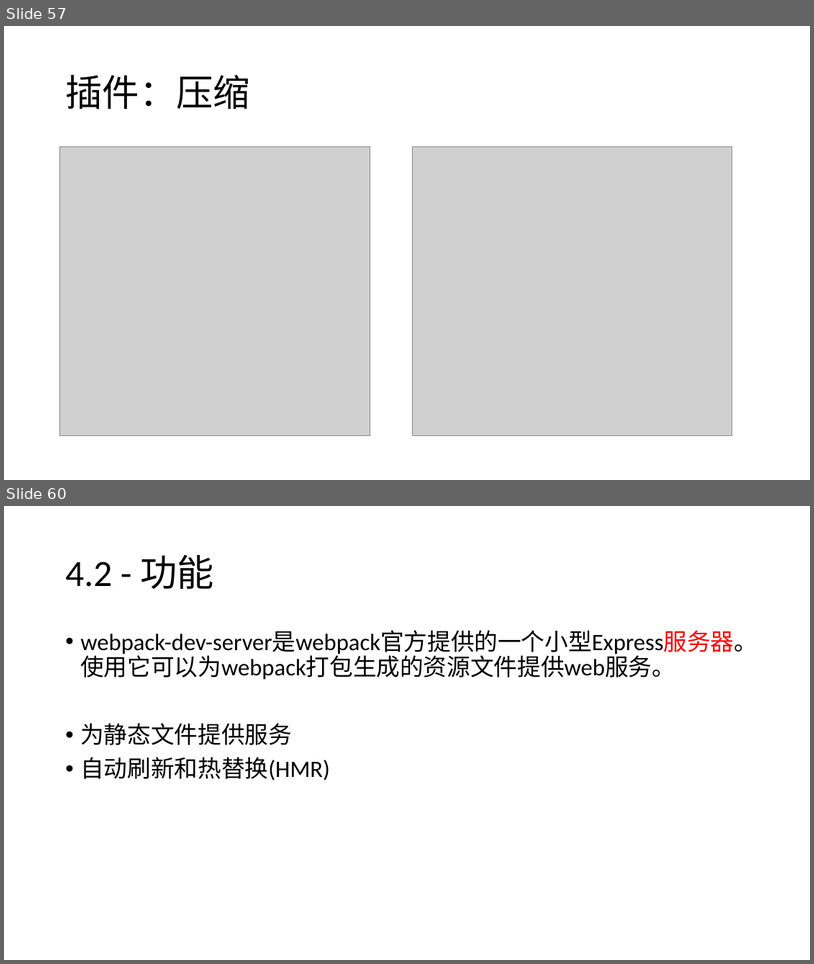
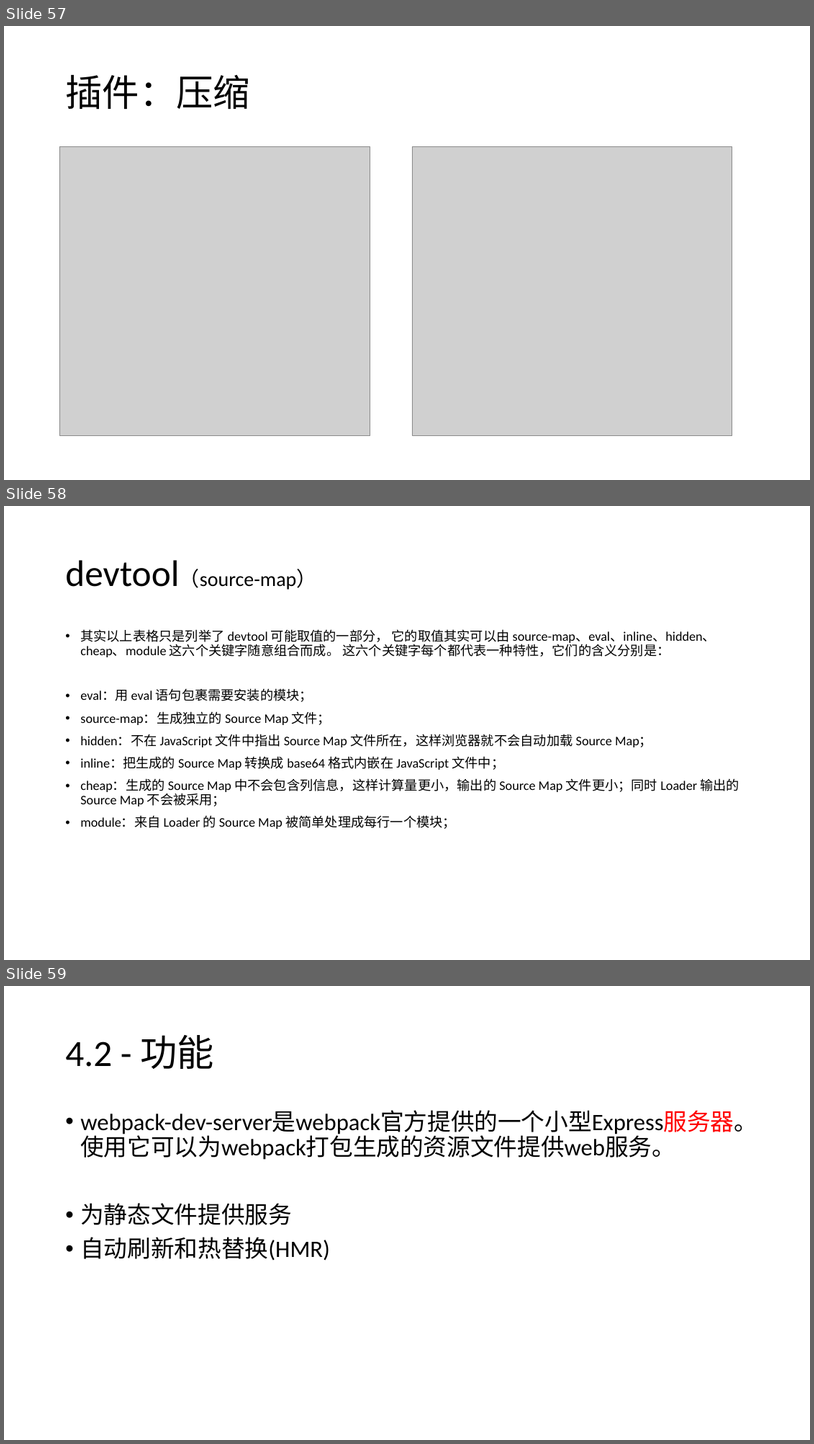
Before and after one commit to Cohen-Wang/workbench, a slide deck: cloud/webpack-ppt/培训 - webpack.pptx. Shown one above the other, each under a label of ours: slides 57 and 60 before the commit, slides 57, 58 and 59 after it; the slides between them are not shown. The pictures are 814x964 and 814x1444 pixels, drawn with LibreOffice and Linux fonts; fonts in the diff are those of the drawing; grey boxes stand for pictures. Boxes give left, top, right and bottom in pixels: in the first picture for what was removed or moved away, otherwise in the second. Text is boxed around its words. In the diff, an @@ line names an element or a change of style, - is before the commit and + after.

```diff
--- a/cloud/webpack-ppt/培训 - webpack.pptx
+++ b/cloud/webpack-ppt/培训 - webpack.pptx
@@ slide 58 added at box(4, 506, 810, 960), background #FFFFFF @@
@@ title added at box(65, 560, 317, 590), 24 pt, text #000000 @@
+devtool（source-map）
@@ text added at box(80, 629, 740, 829), 15.6 pt, text #000000 @@
+• 其实以上表格只是列举了 devtool 可能取值的一部分， 它的取值其实可以由 source-map、eval、inline、hidden、cheap、module 这六个关键字随意组合而成。 这六个关键字每个都代表一种特性，它们的含义分别是：
+• eval：用 eval 语句包裹需要安装的模块；
+• source-map：生成独立的 Source Map 文件；
+• hidden：不在 JavaScript 文件中指出 Source Map 文件所在，这样浏览器就不会自动加载 Source Map；
+• inline：把生成的 Source Map 转换成 base64 格式内嵌在 JavaScript 文件中；
+• cheap：生成的 Source Map 中不会包含列信息，这样计算量更小，输出的 Source Map 文件更小；同时 Loader 输出的 Source Map 不会被采用；
+• module：来自 Loader 的 Source Map 被简单处理成每行一个模块；
@@ what was slide 60 is now slide 59 @@
```
Also in this commit, not shown: 2 slides changed, 1 other slide added, 7 slides removed, 1 other file.
